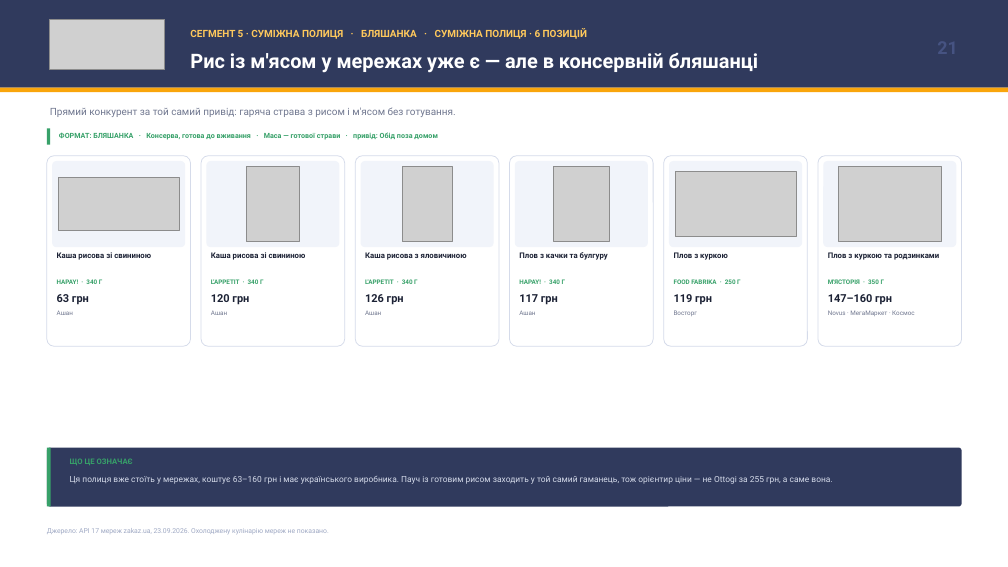
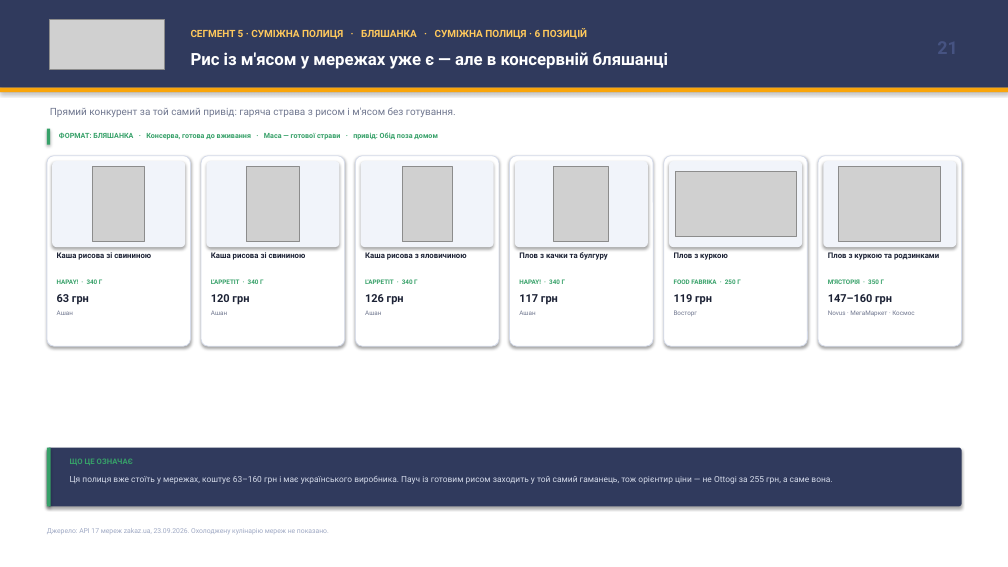
Before and after one commit to IllyaChaplygin/Chaplygin-Illya, a slide deck: slide 21 of rte-rice-analysis/RTE_Rice_Market_Research_FINAL.pptx. Drawn at 1008x567 pixels with LibreOffice and Linux fonts; fonts in the diff are those of the drawing; grey boxes stand for pictures. Boxes give left, top, right and bottom in pixels: in the first picture for what was removed or moved away, otherwise in the second. Text is boxed around its words. In the diff, an @@ line names an element or a change of style, - is before the commit and + after.

```diff
--- a/rte-rice-analysis/RTE_Rice_Market_Research_FINAL.pptx
+++ b/rte-rice-analysis/RTE_Rice_Market_Research_FINAL.pptx
@@ rectangle added at (x1=0, y1=0, x2=1008, y2=567), fill #FFFFFF @@
@@ text "Рис із м'ясом у мережах ..." at (x1=191, y1=52, x2=668, y2=69): size 19 to 16 pt @@
@@ picture removed at (x1=58, y1=178, x2=179, y2=230) @@
@@ picture added at (x1=93, y1=166, x2=144, y2=242) @@
@@ shadow on in 17 elements at (x1=0, y1=0, x2=1008, y2=88), (x1=0, y1=88, x2=1008, y2=92), (x1=47, y1=129, x2=50, y2=144), (x1=47, y1=156, x2=191, y2=346), (x1=52, y1=161, x2=185, y2=247), (x1=201, y1=156, x2=345, y2=346), (x1=206, y1=161, x2=340, y2=247), (x1=355, y1=156, x2=499, y2=346), (x1=361, y1=161, x2=494, y2=247), (x1=510, y1=156, x2=653, y2=346), (x1=515, y1=161, x2=648, y2=247), (x1=664, y1=156, x2=808, y2=346), (x1=669, y1=161, x2=802, y2=247), (x1=818, y1=156, x2=962, y2=346), (x1=823, y1=161, x2=957, y2=247), (x1=47, y1=448, x2=962, y2=507), (x1=47, y1=448, x2=51, y2=507) @@
```
Also in this commit, not shown: 30 other slides changed, 8 other files.
